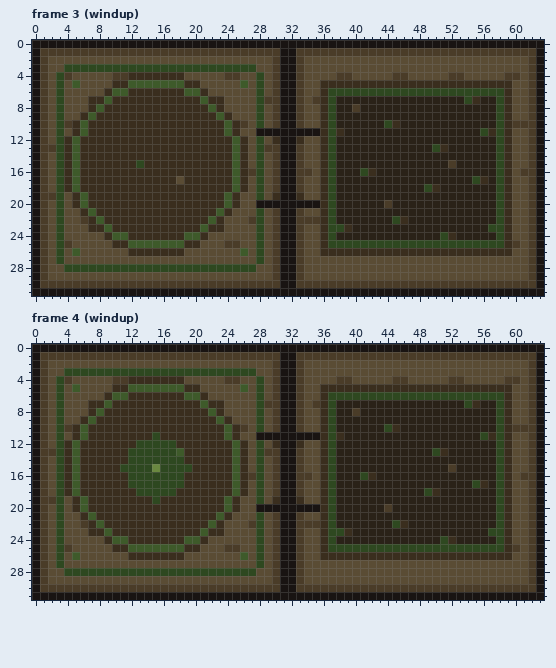
File history of a pixel-art file, buildings/biomass_extractor/sprites/extractor.aseprite. This is how it looked before the edit.
64x32 pixels, 10 frames. Colours within 5 levels of each other are drawn and written as one. Shown: frame 3 (windup), frame 4 (windup). The commit also changed other frames, which this record leaves out.
After:
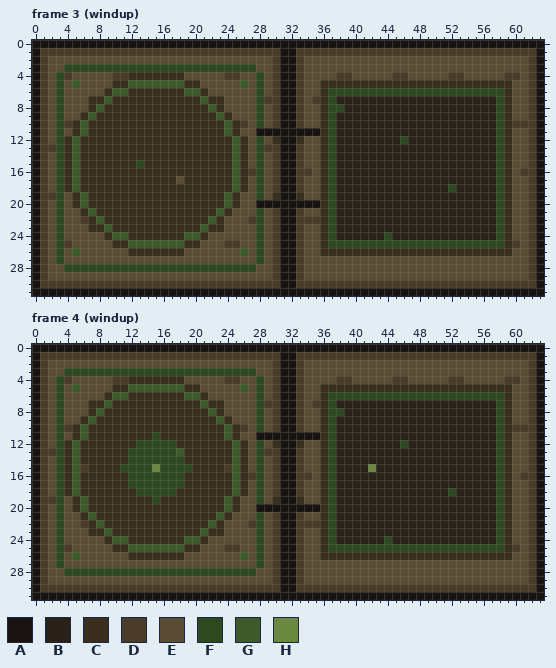
Palette (. is transparent): A #191412  B #2a2218  C #3a2e1e  D #4a3c28  E #5a4c34  F #2e4820  G #3e5a2a  H #6a8840
Change:
--- frame 3 (windup), layer "base"
@@ x 36..59 @@
  6 CFFFFFFFFFFFFFFFFFFFFFFC
- 7 CFBBBBBBBBBBBBBBBBFCBBFC
- 8 CFBBDBBBBBBBBBBBBBBBBBFC
+ 7 CFBBBBBBBBBBBBBBBBBBBBFC
+ 8 CFFBBBBBBBBBBBBBBBBBBBFC
  9 CFBBBBBBBBBBBBBBBBBBBBFC
-10 CFBBBBBBFCBBBBBBBBBBBBFC
-11 CFCBBBBBBBBBBBBBBBBBFCFC
-12 CFBBBBBBBBBBBBBBBBBBBBFC
-13 CFBBBBBBBBBBBBFCBBBBBBFC
+10 CFBBBBBBBBBBBBBBBBBBBBFC
+11 CFBBBBBBBBBBBBBBBBBBBBFC
+12 CFBBBBBBBBFBBBBBBBBBBBFC
+13 CFBBBBBBBBBBBBBBBBBBBBFC
 14 CFBBBBBBBBBBBBBBBBBBBBFC
-15 CFBBBBBBBBBBBBBBDBBBBBFC
-16 CFBBBFCBBBBBBBBBBBBBBBFC
-17 CFBBBBBBBBBBBBBBBBBFCBFC
-18 CFBBBBBBBBBBBFCBBBBBBBFC
+15 CFBBBBBBBBBBBBBBBBBBBBFC
+16 CFBBBBBBBBBBBBBBBBBBBBFC
+17 CFBBBBBBBBBBBBBBBBBBBBFC
+18 CFBBBBBBBBBBBBBBFBBBBBFC
 19 CFBBBBBBBBBBBBBBBBBBBBFC
-20 CFBBBBBBDBBBBBBBBBBBBBFC
+20 CFBBBBBBBBBBBBBBBBBBBBFC
 21 CFBBBBBBBBBBBBBBBBBBBBFC
-22 CFBBBBBBBFCBBBBBBBBBBBFC
-23 CFFCBBBBBBBBBBBBBBBBBFFC
-24 CFBBBBBBBBBBBBBFCBBBBBFC
+22 CFBBBBBBBBBBBBBBBBBBBBFC
+23 CFBBBBBBBBBBBBBBBBBBBBFC
+24 CFBBBBBBFBBBBBBBBBBBBBFC
 25 CFFFFFFFFFFFFFFFFFFFFFFC
--- frame 4 (windup), layers "top", "base"
@@ x 0..63 @@
  6 ADEFEEEEECGGCCCCCCCGGCEEEEEEFEDAADEECFFFFFFFFFFFFFFFFFFFFFFCEEDA
- 7 ADEFEEECCGCCCCCCCCCCCGCCEEEEFDDAADEDCFBBBBBBBBBBBBBBBBFCBBFCEEDA
- 8 ADEFEEECGCCCCCCCCCCCCCGCEEEEFEDAADEECFBBDBBBBBBBBBBBBBBBBBFCEEDA
+ 7 ADEFEEECCGCCCCCCCCCCCGCCEEEEFDDAADEDCFBBBBBBBBBBBBBBBBBBBBFCEEDA
+ 8 ADEFEEECGCCCCCCCCCCCCCGCEEEEFEDAADEECFFBBBBBBBBBBBBBBBBBBBFCEEDA
  9 ADEFEECGCCCCCCCCCCCCCCCGCEEEFEDAADEECFBBBBBBBBBBBBBBBBBBBBFCEEDA
-10 ADEFDCGCCCCCCCCCCCCCCCCCGCDEFEDAADEECFBBBBBBFCBBBBBBBBBBBBFCDDDA
-11 ADEFECGCCCCCCCCFCCCCCCCCGCEEAAAAAAAACFCBBBBBBBBBBBBBBBBBFCFCEEDA
-12 ADEFCGCCCCCCCFFFFFCCCCCCCGCEFECAACEECFBBBBBBBBBBBBBBBBBBBBFCEEDA
-13 ADDFCGCCCCCCFFFFFFGCCCCCCGCEFDDAADEECFBBBBBBBBBBBBFCBBBBBBFCEEDA
+10 ADEFDCGCCCCCCCCCCCCCCCCCGCDEFEDAADEECFBBBBBBBBBBBBBBBBBBBBFCDDDA
+11 ADEFECGCCCCCCCCFCCCCCCCCGCEEAAAAAAAACFBBBBBBBBBBBBBBBBBBBBFCEEDA
+12 ADEFCGCCCCCCCFFFFFCCCCCCCGCEFECAACEECFBBBBBBBBFBBBBBBBBBBBFCEEDA
+13 ADDFCGCCCCCCFFFFFFGCCCCCCGCEFDDAADEECFBBBBBBBBBBBBBBBBBBBBFCEEDA
 14 ADEFCGCCCCCCFFFFFFFCCCCCCGCEFEDAADEECFBBBBBBBBBBBBBBBBBBBBFCEEDA
-15 ADEFCGCCCCCFFFFHFFFFCCCCCGCEFEDAADEECFBBBBBBBBBBBBBBDBBBBBFCEEDA
-16 ADEFCGCCCCCCFFFFFFFCCCCCCGCDFEDAADDECFBBBFCBBBBBBBBBBBBBBBFCEDDA
-17 ADEFCGCCCCCCFFFFFFFCCCCCCGCEFEDAADEECFBBBBBBBBBBBBBBBBBFCBFCEEDA
-18 ADEFCGCCCCCCCFFFFFCCCCCCCGCEFEDAADEECFBBBBBBBBBBBFCBBBBBBBFCEEDA
+15 ADEFCGDCCCCFFFFHFFFFCCCCDGCEFEDAADEECFBBBBHBBBBBBBBBBBBBBBFCEEDA
+16 ADEFCGCCCCCCFFFFFFFCCCCCCGCDFEDAADDECFBBBBBBBBBBBBBBBBBBBBFCEDDA
+17 ADEFCGCCCCCCFFFFFFFCCCCCCGCEFEDAADEECFBBBBBBBBBBBBBBBBBBBBFCEEDA
+18 ADEFCGCCCCCCCFFFFFCCCCCCCGCEFEDAADEECFBBBBBBBBBBBBBBFBBBBBFCEEDA
 19 ADDFECGCCCCCCCCFCCCCCCCCGCEEFECAACEECFBBBBBBBBBBBBBBBBBBBBFCEEDA
-20 ADEFECGCCCCCCCCCCCCCCCCCGCEEAAAAAAAACFBBBBBBDBBBBBBBBBBBBBFCEEDA
+20 ADEFECGCCCCCCCCCCCCCCCCCGCEEAAAAAAAACFBBBBBBBBBBBBBBBBBBBBFCEEDA
 21 ADEFEECGCCCCCCCCCCCCCCCGCEEEFEDAADEECFBBBBBBBBBBBBBBBBBBBBFCEEDA
-22 ADEFEEDCGCCCCCCCCCCCCCGCEEEDFEDAADDDCFBBBBBBBFCBBBBBBBBBBBFCEEDA
-23 ADEFEEECCGCCCCCCCCCCCGCCEEEEFEDAADEECFFCBBBBBBBBBBBBBBBBBFFCEEDA
-24 ADEFEEEEECGGCCCCCCCGGCEEEEEEFEDAADEECFBBBBBBBBBBBBBFCBBBBBFCEEDA
+22 ADEFEEDCGCCCCCCCCCCCCCGCEEEDFEDAADDDCFBBBBBBBBBBBBBBBBBBBBFCEEDA
+23 ADEFEEECCGCCCCCCCCCCCGCCEEEEFEDAADEECFBBBBBBBBBBBBBBBBBBBBFCEEDA
+24 ADEFEEEEECGGCCCCCCCGGCEEEEEEFEDAADEECFBBBBBBFBBBBBBBBBBBBBFCEEDA
 25 ADEFDEEEEECCGGGGGGGCCEEEDDEEFEDAADEECFFFFFFFFFFFFFFFFFFFFFFCDEDA
